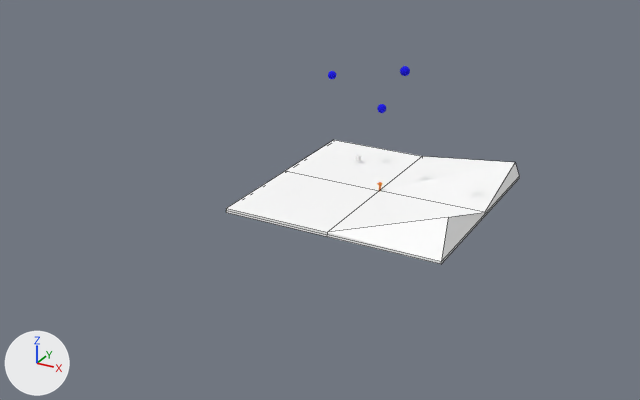
One commit to the Blender file demo/galileo/assets/world.blend: the scene before it, then after it.
Rendered twice from a 50 mm camera at (77.9, -169.6, 79.7) aimed at (-7.6, -14.3, 2.0). Lighting does not change. The marker at lower left points along +X, +Y and +Z. Mesh edges are drawn as thin lines on the coarser meshes.

The older version as bpy lines, for what is in view:
```python
me_cube_001 = bpy.data.meshes.new('Cube.001')
me_cube_001.from_pydata(...)  # 26 vertices, 24 faces; spans x -25.0..25.0, y -25.0..25.0, z -0.5..5.3
me_cube_001.materials.append(mat_material_002)  # white #ffffff
ob_cube = bpy.data.objects.new('Cube', me_cube_001)
ob_cube.location = (0.0, 0.0, 0.0)
```
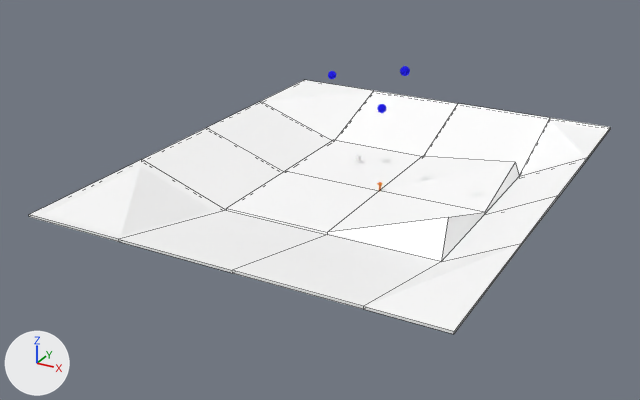
Commit message: galileo: Spawn spheres when in contact with spawner cube

Boxes (x1, y1, x2, y2) around the edits, measured in the pictures (640 x 400 px):
'Cube', reshaped (98% wider, 104% taller): before (226, 140, 519, 264); after (29, 80, 611, 334)
part 1 of me_cube_001, built on: before (226, 177, 519, 264); after (29, 80, 611, 334)

The change, as a list of edits to the scene's bpy script:
```text
Change me_cube_001:
    used by ob_cube; location = (0.0, 0.0, 0.0)
    remove me_cube_001.from_pydata(...)  # 26 vertices, 24 faces; spans x -25.0..25.0, y -25.0..25.0, z -0.5..5.3
    add me_cube_001.from_pydata(...)  # 58 vertices, 56 faces; spans x -47.6..40.2, y -59.1..48.8, z -0.5..7.7
    me_cube_001 part 1
    8 faces are deleted
    8 vertices are added at x -47.6..40.2, y -59.1..48.8, z 7.2..7.7
    6 new vertices lie (15.2, 0.0, 7.7) away from vertices in x 25.0, y -25.0..25.0, z -0.5..0.0
    6 new vertices lie (-22.6, 0.0, 7.7) away from vertices in x -25.0, y -25.0..25.0, z -0.5..0.0
    6 new vertices lie (0.0, -34.1, 7.7) away from vertices in x -25.0..25.0, y -25.0, z -0.5..0.0
    6 new vertices lie (0.0, 23.8, 7.7) away from vertices in x -25.0..25.0, y 25.0, z -0.5..0.0
    40 new faces join them
```
